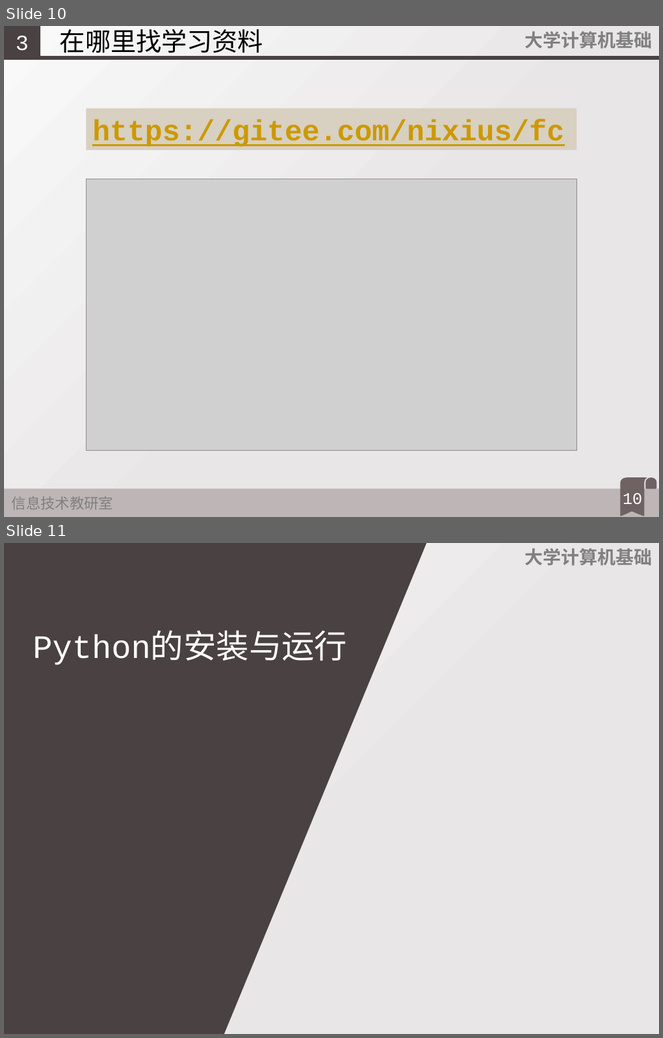
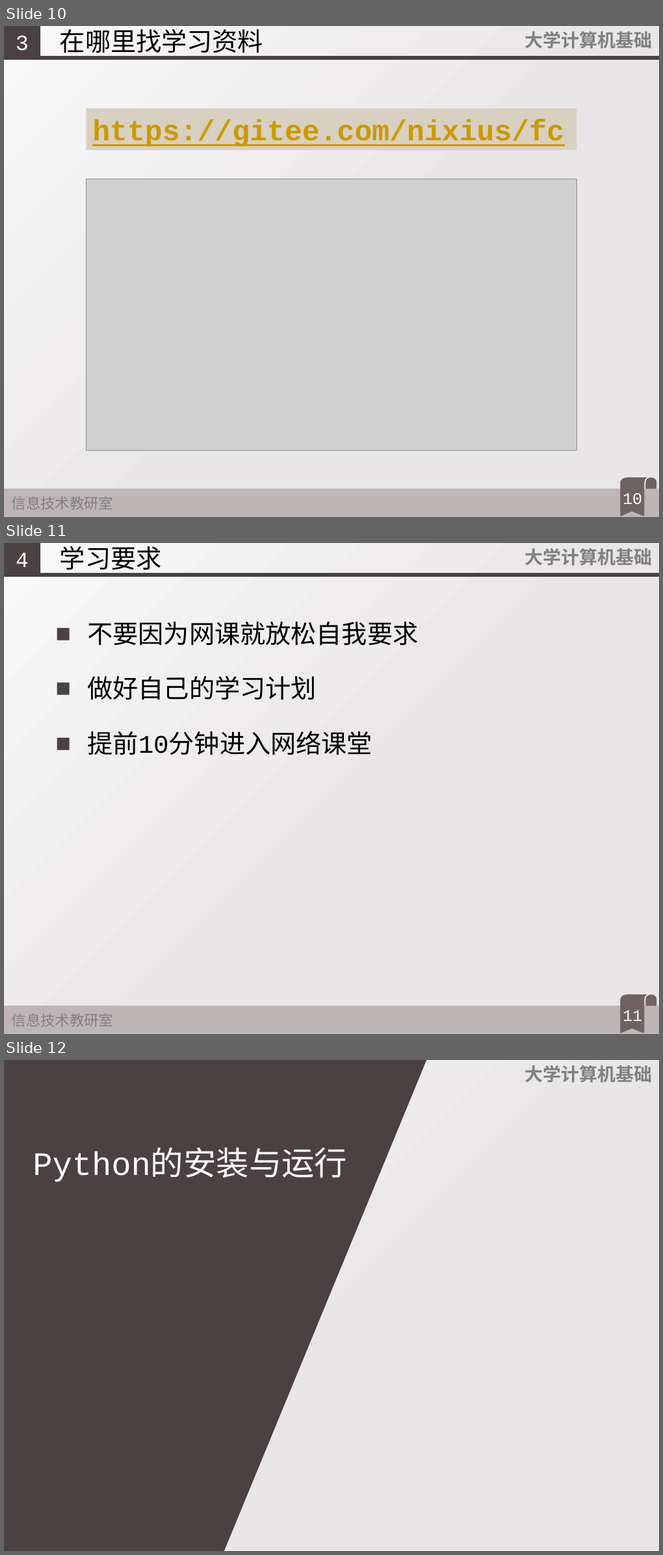
Before and after one commit to fjzfmxd/-, a slide deck: 0试讲暨教学准备会/幻灯片.pptx. Shown one above the other, each under a label of ours: slides 10 and 11 before the commit, slides 10, 11 and 12 after it. The pictures are 663x1038 and 663x1555 pixels, drawn with LibreOffice and Linux fonts; fonts in the diff are those of the drawing; grey boxes stand for pictures. Boxes give left, top, right and bottom in pixels: in the first picture for what was removed or moved away, otherwise in the second. Text is boxed around its words. In the diff, an @@ line names an element or a change of style, - is before the commit and + after.

```diff
--- a/0试讲暨教学准备会/幻灯片.pptx
+++ b/0试讲暨教学准备会/幻灯片.pptx
@@ slide 11 added at [4, 543, 659, 1034], background gradient #FAF9F9 to #E9E6E7; not listed: 5 template elements that a slide beside it also shows @@
@@ text added at [4, 543, 40, 575], fill #494142, 23.8 pt, text #FFFFFF @@
+4
@@ title added at [60, 546, 162, 575], 28 pt, text #000000 @@
+学习要求
@@ text added at [88, 622, 419, 755], 28 pt, text #000000 @@
+■ 不要因为网课就放松自我要求
+■ 做好自己的学习计划
+■ 提前10分钟进入网络课堂
@@ page number added at [623, 1010, 642, 1021], 18 pt, text #FFFFFF @@
+11
@@ what was slide 11 is now slide 12 @@
```
Also in this commit, not shown: 2 slides changed, 4 other slides added, 1 other file.
